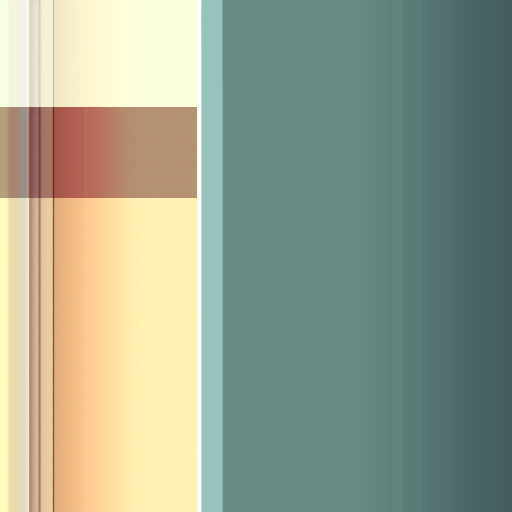
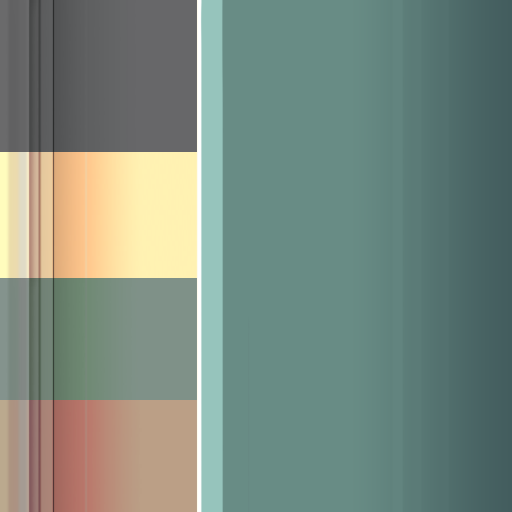
Before/after of a 512×512 layered artwork. What changed in the layer stack:
added group "Biome_Green" with 3 layers above "Biome_Red" over (0, 278, 197, 400)
added layer "Group 1 copy 2" (1st of 2, in "Biome_Green") in group "Biome_Green" over (0, 278, 197, 400)
added group "Biome_Red" with 2 layers above "Biome_Snow" over (0, 386, 197, 512)
moved "Group 1 copy 2" (2nd of 2, in "Biome_Red") into group "Biome_Red", painted on it over (0, 107, 197, 512)
added group "Biome_Snow" with 2 layers above "Main" over (0, 0, 197, 152)
moved "Group 1 copy" into group "Biome_Snow", painted on it over (0, 0, 197, 152)
